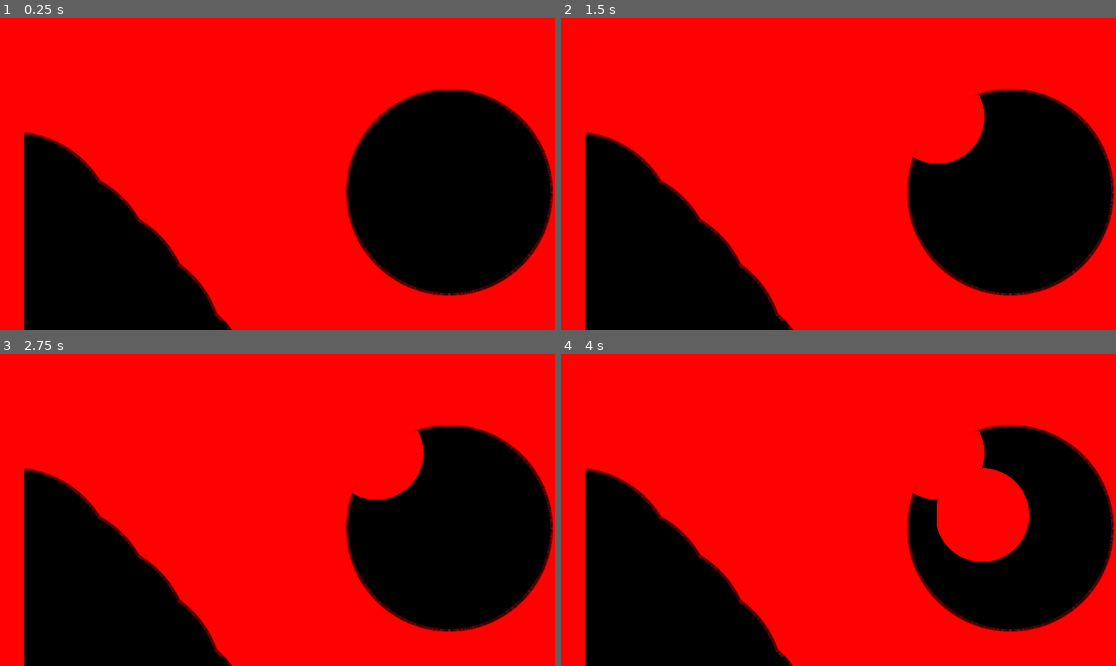
Above: before the commit, frames 1-4 (two rows, left to right).
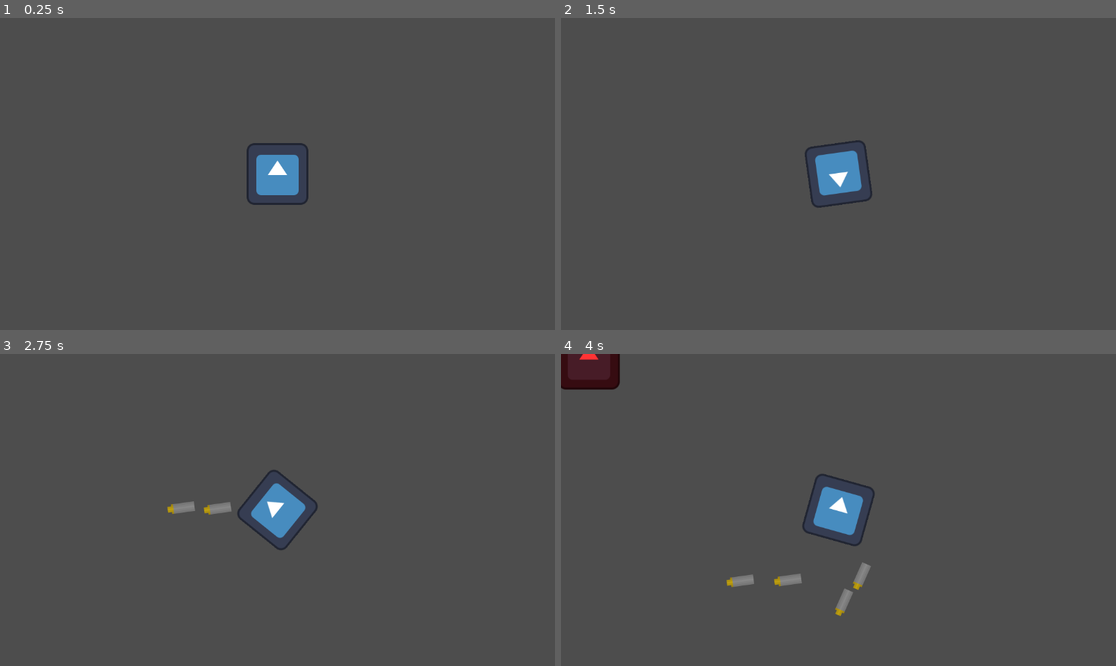
Above: after the commit, the same moments.

Repository: Do-Good-Games/MaskGameTest
Game: Godot game, scene res://Ian Folder/test_world.tscn
Two runs of this game, one before a commit and one after it. Both use one fixed random seed, a clock stepped at 60 frames per second and the inputs below. This scene is started directly instead of the project's main scene. The engine's default icon, where the game draws it, is replaced by a stand-in: a white triangle on a blue panel in a dark square.
Inputs (mouse positions are in pixels of both pictures, inside the frame that each line leads up to):
- Up to frame 1 (0.25 s): no input
- Up to frame 2 (1.5 s): tap Enter at 0.5 s; move the mouse to (960, 158) at 0.52 s; press the mouse at (960, 158) at 0.53 s; hold D (right) 0.53-1.28 s; tap Space at 1.25 s; move the mouse to (727, 189) at 1.27 s; release the mouse at (727, 189) at 1.28 s; hold S (down) from 1.28 s (still down); click (727, 189) at 1.35 s
- Up to frame 3 (2.75 s): move the mouse to (333, 441) at 2.02 s; release S (down) at 2.03 s; press the mouse at (333, 441) at 2.03 s; hold D (right) from 2.03 s (still down)
- Up to frame 4 (4 s): move the mouse to (810, 572) at 2.77 s; release D (right) at 2.78 s; release the mouse at (810, 572) at 2.78 s; hold W (up) 2.78-3.53 s; click (810, 572) at 2.85 s; move the mouse to (1005, 556) at 3.52 s; press the mouse at (1005, 556) at 3.53 s; hold A (left) from 3.53 s (still down)

The runs differ from the first frame. In frame 1, 100% of the frame differs, in the area x 0-100%, y 0-100%; in frame 2, 100%; in frame 3, 100%; in frame 4, 100%.

Commit message:
example scene, removing collision broken

Diff:
--- /dev/null
+++ b/Ian Folder/evil_brush.tres
@@ -0,0 +1,13 @@
+[gd_resource type="GradientTexture2D" format=3 uid="uid://dei7ywid4trbd"]
+
+[sub_resource type="Gradient" id="Gradient_qmcy3"]
+offsets = PackedFloat32Array(0, 0.76724136, 1)
+colors = PackedColorArray(1, 1, 1, 0, 1, 1, 1, 1, 1, 1, 1, 1)
+
+[resource]
+gradient = SubResource("Gradient_qmcy3")
+width = 200
+height = 200
+fill = 1
+fill_from = Vector2(0.4722222, 0.517094)
+fill_to = Vector2(0.80982906, 0.16239317)
--- a/Ian Folder/layer.tscn
+++ b/Ian Folder/layer.tscn
@@ -3,19 +3,21 @@
 [ext_resource type="Texture2D" uid="uid://bwgq1lmjusrgc" path="res://test_mask_alpha.png" id="1_vm0sn"]
 [ext_resource type="Script" uid="uid://bxui4dd18e7gy" path="res://mask_collision.gd" id="2_gui4o"]
 [ext_resource type="Script" uid="uid://dklvrnohgflnj" path="res://Ian Folder/layer_mask.gd" id="3_gui4o"]
-[ext_resource type="Texture2D" uid="uid://dk4dlumhs07ha" path="res://Ian Folder/red.png" id="4_k3wos"]
-
-[sub_resource type="CanvasItemMaterial" id="CanvasItemMaterial_k3wos"]
-blend_mode = 3
+[ext_resource type="Texture2D" uid="uid://7kdjj57fft6b" path="res://Ian Folder/Red example.png" id="4_k3wos"]
 
 [node name="Layer" type="StaticBody2D" unique_id=807261236]
 script = ExtResource("2_gui4o")
 
 [node name="LayerMask" type="Sprite2D" parent="." unique_id=1379613557]
+clip_children = 2
 z_index = 1
-material = SubResource("CanvasItemMaterial_k3wos")
 texture = ExtResource("1_vm0sn")
 script = ExtResource("3_gui4o")
+
+[node name="LayerVisual" type="Sprite2D" parent="LayerMask" unique_id=1234380076]
+position = Vector2(-835.7489, -204)
+scale = Vector2(1.6140466, 2.683331)
+texture = ExtResource("4_k3wos")
 
 [node name="LayerArea" type="Area2D" parent="." unique_id=1061474882]
 visible = false
@@ -23,17 +25,4 @@
 [node name="UnmaskedGeometry" type="StaticBody2D" parent="." unique_id=2019776830]
 collision_layer = 0
 
-[node name="CollisionPolygon2D" type="CollisionPolygon2D" parent="UnmaskedGeometry" unique_id=339928958]
-position = Vector2(-1122, -788)
-polygon = PackedVector2Array(45, 1531, 42, 891, 404, 891, 421, 1297, 713, 1295, 713, 1420, 1563, 1384, 1543, 378, 1727, 378, 1766, 1395)
-
-[node name="CollisionPolygon2D2" type="CollisionPolygon2D" parent="UnmaskedGeometry" unique_id=1689257945]
-position = Vector2(-1835.0001, -595)
-scale = Vector2(1.8399987, 1)
-polygon = PackedVector2Array(538, 33, 549, 462, 981, 426, 1053, -14)
-
-[node name="LayerVisual" type="Sprite2D" parent="." unique_id=1234380076]
-scale = Vector2(27.399996, 27.399996)
-texture = ExtResource("4_k3wos")
-
 [connection signal="img_updated" from="LayerMask" to="." method="_on_layer_mask_img_updated"]
--- a/Ian Folder/layer_mask.gd
+++ b/Ian Folder/layer_mask.gd
@@ -18,9 +18,42 @@
 
 func paint_texture(brush_texture: Texture2D, brush_position: Vector2) -> void:
 	var brush := brush_texture.get_image()
-	img.blend_rect(brush, brush.get_used_rect(), brush_position - brush.get_used_rect().size * 1.0)
+	img.blend_rect(brush, brush.get_used_rect(), brush_position - brush.get_used_rect().size /2.0)
 	img_updated.emit(Rect2(
 		brush_position - brush.get_used_rect().size/2.0,
 		brush.get_used_rect().size
 	))
 	image_texture.update(img)
+
+# Make this better
+func erase_texture(brush_texture: Texture2D, brush_position: Vector2) -> void:
+	var brush := brush_texture.get_image()
+	var brush_rect := brush.get_used_rect()
+	var draw_pos := brush_position - brush_rect.size / 2.0
+
+	var img_size := img.get_size()
+
+	for x in brush_rect.size.x:
+		for y in brush_rect.size.y:
+			var bx := x + brush_rect.position.x
+			var by := y + brush_rect.position.y
+
+			var dst_x := int(draw_pos.x + x)
+			var dst_y := int(draw_pos.y + y)
+
+			# Bounds check
+			if dst_x < 0 or dst_y < 0 or dst_x >= img_size.x or dst_y >= img_size.y:
+				continue
+
+			var brush_alpha := brush.get_pixel(bx, by).a
+			if brush_alpha <= 0.0:
+				continue
+
+			var dst_color := img.get_pixel(dst_x, dst_y)
+			dst_color.a = max(dst_color.a - brush_alpha, 0.0)
+			img.set_pixel(dst_x, dst_y, dst_color)
+	image_texture.update(img)
+	img_updated.emit(Rect2(
+		brush_position - brush.get_used_rect().size/2.0,
+		brush.get_used_rect().size
+	))
--- a/Ian Folder/test_world.tscn
+++ b/Ian Folder/test_world.tscn
@@ -4,6 +4,8 @@
 [ext_resource type="Texture2D" uid="uid://dvf21l451imlf" path="res://Ian Folder/brush.tres" id="1_e4dru"]
 [ext_resource type="PackedScene" uid="uid://f0giku20phl1" path="res://BobbyFolder/BobbyCollectable.tscn" id="2_icfwp"]
 [ext_resource type="PackedScene" uid="uid://b2aodyxg1wr0g" path="res://BobbyFolder/bobby_character.tscn" id="3_e4dru"]
+[ext_resource type="Texture2D" uid="uid://d1pxvs8i5av8t" path="res://test_mask_alpha_negative.png" id="4_8wdvc"]
+[ext_resource type="Texture2D" uid="uid://rw8d2f1wlin6" path="res://Ian Folder/Green_Example.png" id="5_orqof"]
 
 [sub_resource type="GDScript" id="GDScript_xny3m"]
 resource_name = "test_script"
@@ -14,19 +16,67 @@
 
 func _input(event: InputEvent) -> void:
 	if event is InputEventMouseButton:
-		$Layer.layer_mask.paint_texture(brush_texture, get_local_mouse_position())
+		$RedLayer.layer_mask.paint_texture(brush_texture, get_local_mouse_position())
+		$GreenLayer.layer_mask.erase_texture(brush_texture, get_local_mouse_position())
 "
 
 [node name="TestWorld" type="Node2D" unique_id=1058061648]
 script = SubResource("GDScript_xny3m")
 brush_texture = ExtResource("1_e4dru")
 
-[node name="Layer" parent="." unique_id=807261236 instance=ExtResource("1_1hawf")]
+[node name="RedLayer" parent="." unique_id=807261236 instance=ExtResource("1_1hawf")]
+visible = false
+z_index = -1
 position = Vector2(1100, 760)
 rect_size = Vector2(1000, 1000)
 
+[node name="LayerVisual" parent="RedLayer/LayerMask" parent_id_path=PackedInt32Array(807261236, 1379613557) index="0" unique_id=1234380076]
+position = Vector2(3.6502905, 4.9999886)
+scale = Vector2(1.0003328, 0.9873325)
+
+[node name="UnmaskedGeometry" parent="RedLayer" index="2" unique_id=2019776830]
+visible = false
+
+[node name="CollisionPolygon2D" type="CollisionPolygon2D" parent="RedLayer/UnmaskedGeometry" index="0" unique_id=380637324]
+polygon = PackedVector2Array(-1048, -397, -731, -346, -770, 496, -427, 540, -418, 744, -1053, 749)
+
+[node name="CollisionPolygon2D2" type="CollisionPolygon2D" parent="RedLayer/UnmaskedGeometry" index="1" unique_id=675728479]
+polygon = PackedVector2Array(204, -540, 185, -40, 924, -17, 885, -517)
+
+[node name="GreenLayer" parent="." unique_id=1595783365 instance=ExtResource("1_1hawf")]
+position = Vector2(1107, 771)
+
+[node name="LayerMask" parent="GreenLayer" index="0" unique_id=1379613557]
+visible = false
+texture = ExtResource("4_8wdvc")
+
+[node name="LayerVisual" parent="GreenLayer/LayerMask" index="0" unique_id=1234380076]
+visible = false
+position = Vector2(-5.625332, -9.500088)
+scale = Vector2(0.9986907, 0.98199993)
+texture = ExtResource("5_orqof")
+
+[node name="UnmaskedGeometry" parent="GreenLayer" index="2" unique_id=2019776830]
+visible = false
+
+[node name="CollisionPolygon2D" type="CollisionPolygon2D" parent="GreenLayer/UnmaskedGeometry" index="0" unique_id=1255001265]
+polygon = PackedVector2Array(-1032, -102, 653, -81, 692, -737, -1055, -756, -1052, -125)
+
+[node name="CollisionPolygon2D2" type="CollisionPolygon2D" parent="GreenLayer/UnmaskedGeometry" index="1" unique_id=398593457]
+polygon = PackedVector2Array(-1048, 515, 101, 508, 147, 719, -1069, 733)
+
+[node name="CollisionPolygon2D3" type="CollisionPolygon2D" parent="GreenLayer/UnmaskedGeometry" index="2" unique_id=702944521]
+polygon = PackedVector2Array(469, 284, 526, 561, 759, 618, 1047, 457, 1063, 317, 892, 123, 651, 137)
+
 [node name="BobbyCollectable" parent="." unique_id=2115636220 instance=ExtResource("2_icfwp")]
+z_index = 1
 position = Vector2(299, 752)
 
 [node name="BobbyCharacter" parent="." unique_id=1423288883 instance=ExtResource("3_e4dru")]
+z_index = 1
 position = Vector2(579, 1204)
+
+[node name="Camera2D" type="Camera2D" parent="BobbyCharacter" unique_id=843319166]
+
+[editable path="RedLayer"]
+[editable path="GreenLayer"]
--- a/mask_collision.gd
+++ b/mask_collision.gd
@@ -56,9 +56,9 @@
 					new_pos -= bitmap.get_size() / 2.0
 				adjusted_poly.append(new_pos)
 
-			#var bitmap_collision_polygon := CollisionPolygon2D.new()
-			#bitmap_collision_polygon.polygon = adjusted_poly
-			#layer_area.add_child(bitmap_collision_polygon)
+			var bitmap_collision_polygon := CollisionPolygon2D.new()
+			bitmap_collision_polygon.polygon = adjusted_poly
+			layer_area.add_child(bitmap_collision_polygon)
 
 			var adjusted_level_polygon: PackedVector2Array = []
 			for point in level_polygon:
--- a/node_2d.tscn
+++ b/node_2d.tscn
@@ -3,15 +3,17 @@
 [ext_resource type="Texture2D" uid="uid://bwgq1lmjusrgc" path="res://test_mask_alpha.png" id="1_wtcfe"]
 [ext_resource type="Script" uid="uid://bxui4dd18e7gy" path="res://mask_collision.gd" id="2_0e48y"]
 
+[sub_resource type="CanvasItemMaterial" id="CanvasItemMaterial_0e48y"]
+
 [node name="Node2D" type="Node2D" unique_id=1359342505]
 
-[node name="RED MASK" type="Sprite2D" parent="." unique_id=1477833609 node_paths=PackedStringArray("body", "level_collision_polygons")]
+[node name="RED MASK" type="Sprite2D" parent="." unique_id=1477833609 node_paths=PackedStringArray("body")]
+material = SubResource("CanvasItemMaterial_0e48y")
 position = Vector2(1056, 729)
 texture = ExtResource("1_wtcfe")
 script = ExtResource("2_0e48y")
 epsilon = 1.0
 body = NodePath("../StaticBody2D")
-level_collision_polygons = [NodePath("../RED GEOMETRY!!!!!!!!!!!!!!!!!/CollisionPolygon2D"), NodePath("../RED GEOMETRY!!!!!!!!!!!!!!!!!/CollisionPolygon2D2")]
 rect_size = Vector2(400, 400)
 
 [node name="StaticBody2D" type="StaticBody2D" parent="." unique_id=17673184]
Binary file added: Ian Folder/Green_Example.png
Not shown, added: Ian Folder/Green_Example.png.import
Binary file added: Ian Folder/Red example.png
Not shown, added: Ian Folder/Red example.png.import
Binary file added: test_mask_alpha_negative.png
Not shown, added: test_mask_alpha_negative.png.import
